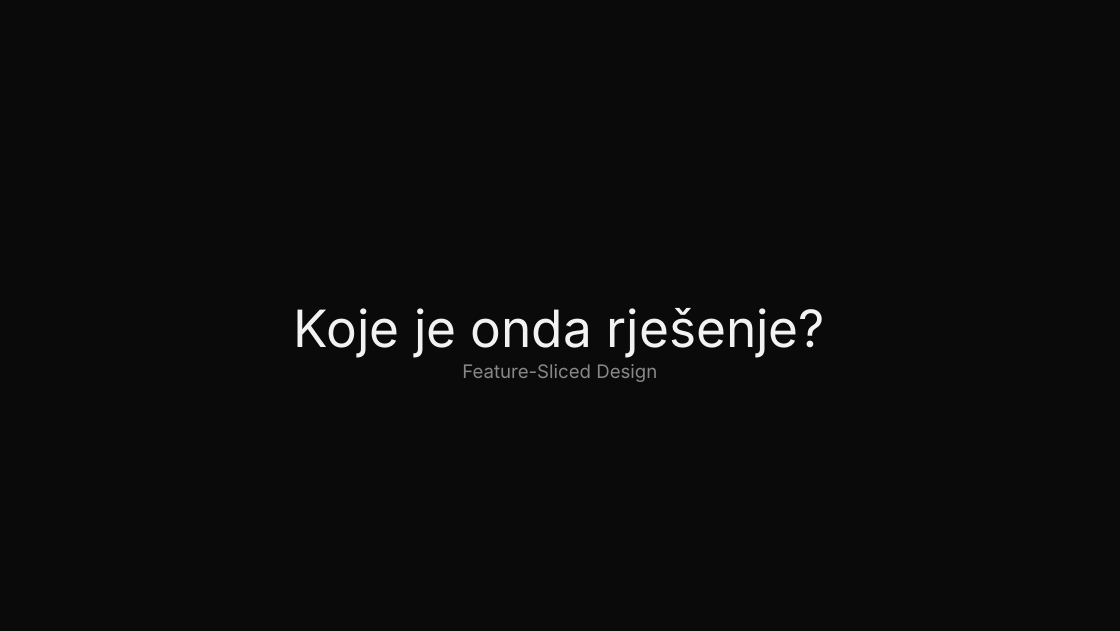
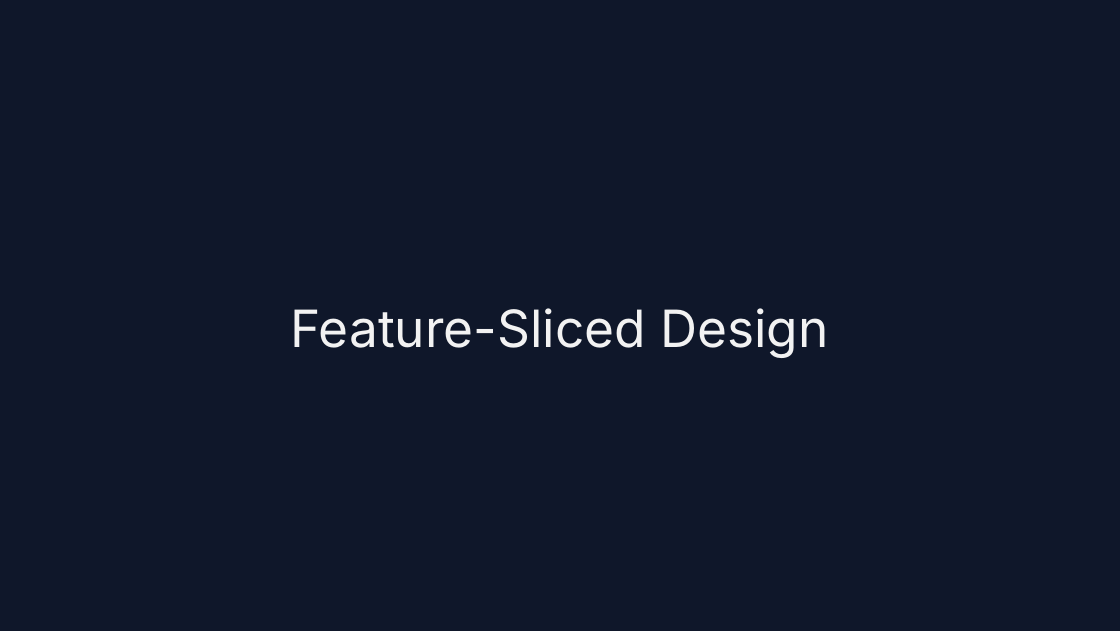
Before and after one commit to doksara/debug-presentation, a slide deck: slide 24 of frontend-arhitektura--dark-tech-with-fsd.pptx (slide 26 before the commit). Drawn at 1120x631 pixels with LibreOffice and Linux fonts; fonts in the diff are those of the drawing. Boxes give left, top, right and bottom in pixels: in the first picture for what was removed or moved away, otherwise in the second. Text is boxed around its words. In the diff, an @@ line names an element or a change of style, - is before the commit and + after.

```diff
--- a/frontend-arhitektura--dark-tech-with-fsd.pptx
+++ b/frontend-arhitektura--dark-tech-with-fsd.pptx
@@ background #0A0A0A to #0F172A @@
@@ text "Feature-Sliced Design": place and size @@
-text "Feature-Sliced Design" at bbox=[462, 364, 657, 382]
+text "Feature-Sliced Design" at bbox=[291, 308, 828, 358]
@@ text "Feature-Sliced Design" at bbox=[291, 308, 828, 358]: size 16 to 44 pt, text colour #888888 to #F2F2F2; line spacing 1 to 1.2 @@
@@ text removed at bbox=[294, 308, 825, 358] @@
-Koje je onda rješenje?
```
Also in this commit, not shown: 12 other slides changed, 4 slides added, 4 slides removed, 2 other files.
